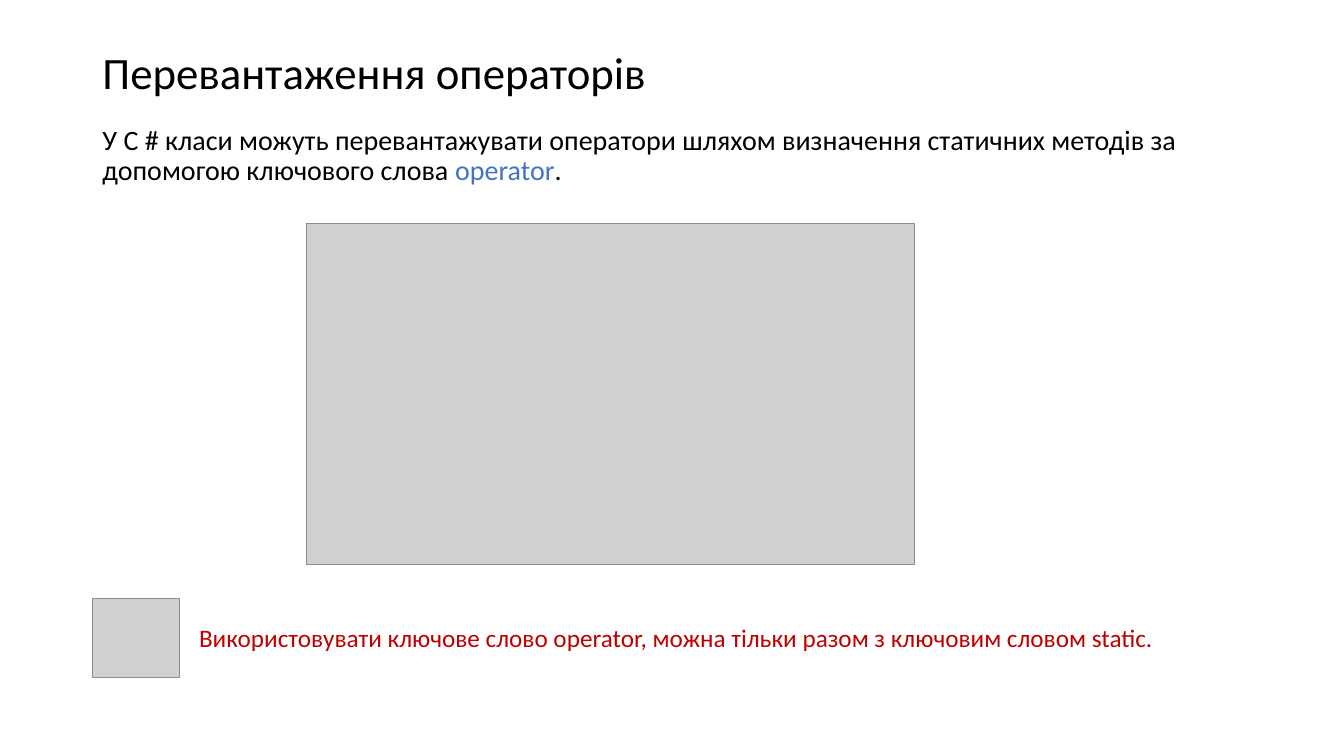
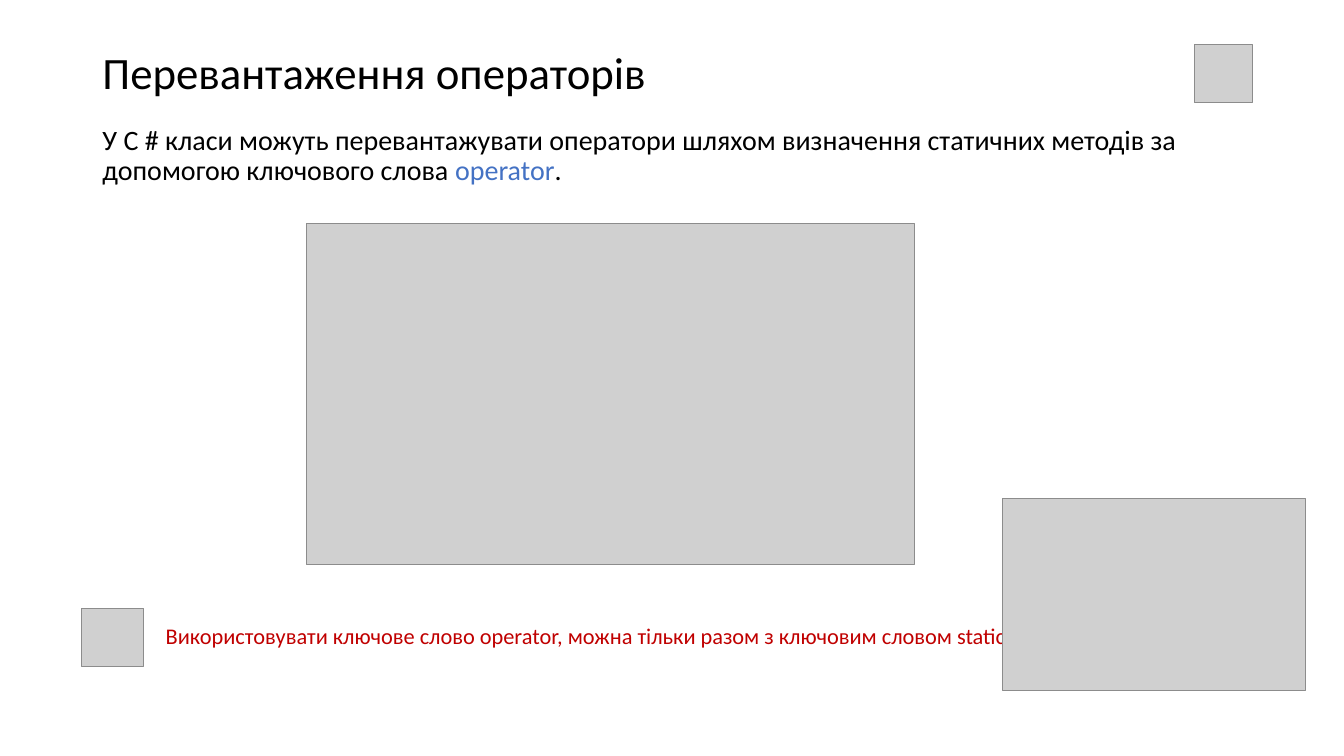
Before and after one commit to IT-Academy2020/Lesson_024_Operators, a slide deck: slide 6 of Lesson24.pptx. Drawn at 1344x756 pixels with LibreOffice and Linux fonts; fonts in the diff are those of the drawing; grey boxes stand for pictures. Boxes give left, top, right and bottom in pixels: in the first picture for what was removed or moved away, otherwise in the second. Text is boxed around its words. In the diff, an @@ line names an element or a change of style, - is before the commit and + after.

```diff
--- a/Lesson24.pptx
+++ b/Lesson24.pptx
@@ picture added at <box>1195,44,1253,103</box> @@
@@ picture added at <box>1003,498,1306,691</box> @@
@@ picture: place and size @@
-picture at <box>92,599,178,678</box>
+picture at <box>82,608,143,666</box>
@@ text "Використовувати ключове слово operator, можна ...": place and size @@
-text "Використовувати ключове слово operator, можна ..." at <box>199,629,1153,651</box>
+text "Використовувати ключове слово operator, можна ..." at <box>166,625,1011,650</box>
@@ text "Використовувати ключове слово operator, можна ..." at <box>166,625,1011,650</box>: size 18 to 16 pt @@
```
Also in this commit, not shown: 7 other slides changed.
